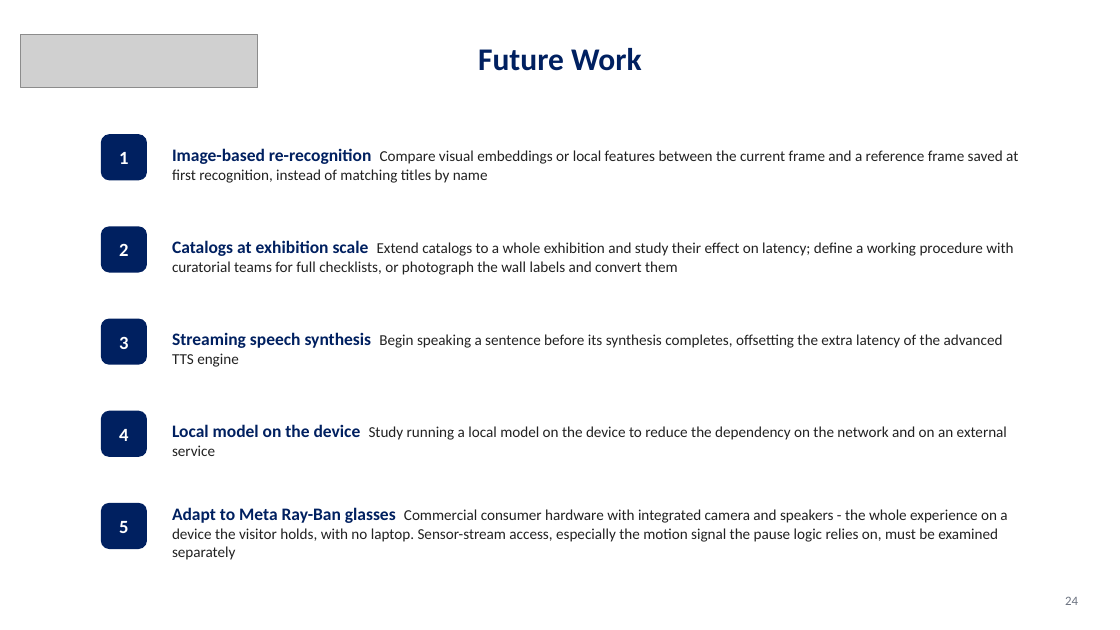
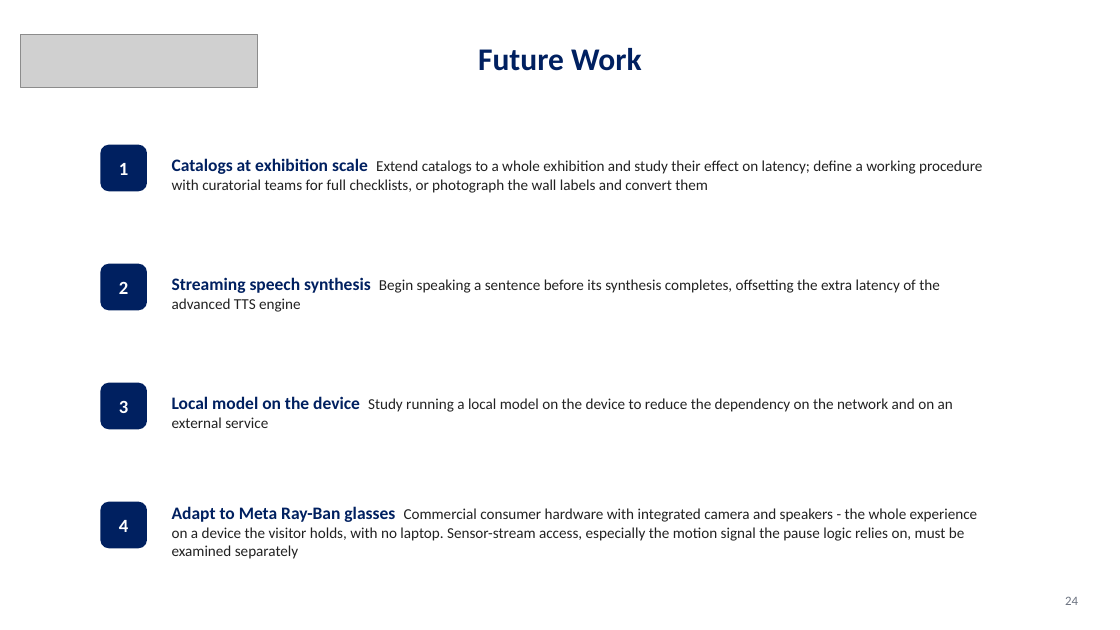
Before and after one commit to Dani1403/Aria, a slide deck: slide 24 of Meta_presentation.pptx. Drawn at 1120x630 pixels with LibreOffice and Linux fonts; fonts in the diff are those of the drawing; grey boxes stand for pictures. Boxes give left, top, right and bottom in pixels: in the first picture for what was removed or moved away, otherwise in the second. Text is boxed around its words. In the diff, an @@ line names an element or a change of style, - is before the commit and + after.

```diff
--- a/Meta_presentation.pptx
+++ b/Meta_presentation.pptx
@@ rounded rectangle: place and size @@
-rounded rectangle at [101, 226, 147, 272]
+rounded rectangle at [100, 145, 147, 192]
@@ text "1": place and size @@
-text "1" at [119, 152, 128, 164]
+text "1" at [119, 163, 128, 175]
@@ rounded rectangle removed at [101, 134, 147, 181] @@
@@ text "Catalogs at exhibition scale Extend ..." rewrapped from [172, 240, 1013, 275] to [172, 158, 982, 193] @@
@@ text removed at [172, 148, 1018, 183] @@
-Image-based re-recognition Compare visual embeddings or local features between the current frame and a reference frame saved at first recognition, instead of matching titles by name
@@ rounded rectangle: place and size @@
-rounded rectangle at [101, 318, 147, 365]
+rounded rectangle at [100, 264, 147, 311]
@@ text "2": place and size @@
-text "2" at [119, 244, 128, 256]
+text "2" at [119, 281, 128, 294]
@@ text "Streaming speech synthesis Begin speaking ..." rewrapped from [172, 332, 1003, 367] to [172, 277, 940, 312] @@
@@ rounded rectangle: place and size @@
-rounded rectangle at [101, 411, 147, 457]
+rounded rectangle at [100, 383, 147, 430]
@@ text "3": place and size @@
-text "3" at [119, 337, 128, 349]
+text "3" at [119, 400, 128, 413]
@@ text "Local model on the device ..." rewrapped from [172, 424, 1007, 456] to [172, 396, 953, 428] @@
@@ text "4": place and size @@
-text "4" at [119, 429, 128, 441]
+text "4" at [119, 520, 128, 532]
@@ text "Adapt to Meta Ray-Ban glasses ..." rewrapped from [172, 507, 1007, 560] to [172, 506, 978, 559] @@
@@ text removed at [119, 521, 128, 533] @@
-5
```
Also in this commit, not shown: 6 other slides changed.
